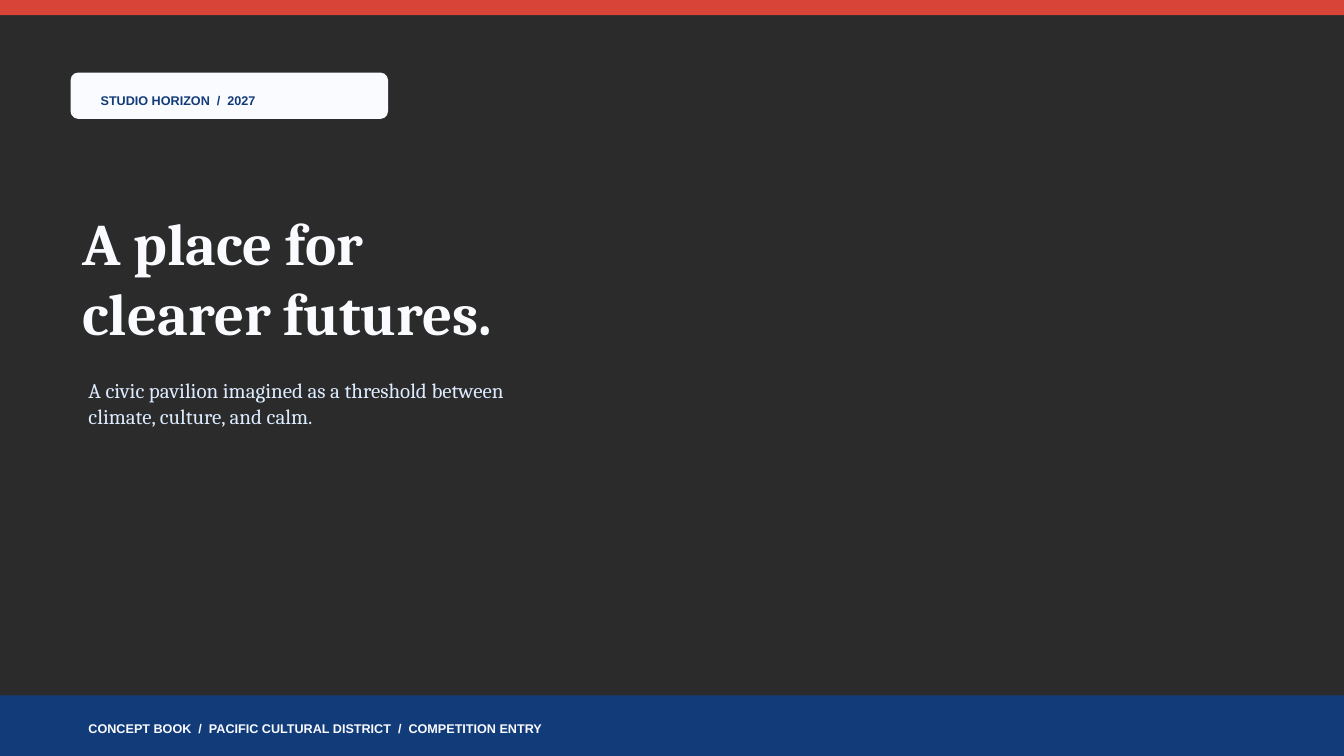
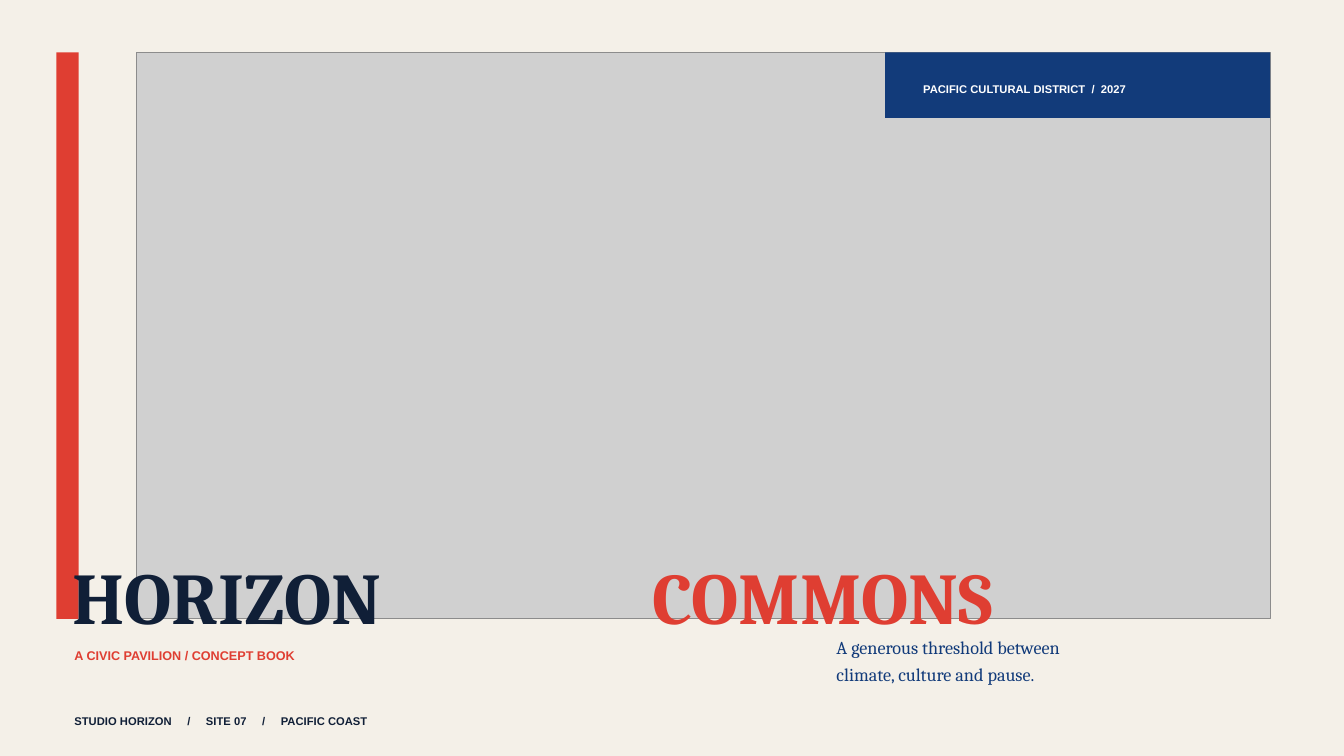
Before and after one commit to sunchaokun/pptx-designer, a slide deck: slide 1 of examples/architecture_vision_book.pptx. Drawn at 1344x756 pixels with LibreOffice and Linux fonts; fonts in the diff are those of the drawing; grey boxes stand for pictures; background and template pictures are left out; a plain dark background stands for a picture behind light text. Boxes give left, top, right and bottom in pixels: in the first picture for what was removed or moved away, otherwise in the second. Text is boxed around its words. In the diff, an @@ line names an element or a change of style, - is before the commit and + after.

```diff
--- a/examples/architecture_vision_book.pptx
+++ b/examples/architecture_vision_book.pptx
@@ background picture (left out) to #FFFFFF @@
@@ rectangle removed at bbox=[0, 0, 1344, 15] @@
@@ rectangle added at bbox=[0, 0, 1344, 756], fill #F4F0E8 @@
@@ rectangle added at bbox=[56, 52, 79, 619], fill #DF3E32 @@
@@ picture added at bbox=[136, 52, 1270, 619] @@
@@ rectangle added at bbox=[885, 52, 1270, 118], fill #123B7A @@
@@ rounded rectangle removed at bbox=[71, 73, 388, 119] @@
@@ text added at bbox=[923, 85, 1126, 93], 8 pt, text #FFFFFF, bold @@
+PACIFIC CULTURAL DISTRICT / 2027
@@ text removed at bbox=[101, 96, 255, 105] @@
-STUDIO HORIZON / 2027
@@ text removed at bbox=[82, 223, 492, 336] @@
-A place for
-clearer futures.
@@ text added at bbox=[72, 557, 381, 625], 52 pt, text #101F37, bold @@
+HORIZON
@@ text added at bbox=[653, 574, 993, 625], 52 pt, text #DF3E32, bold @@
+COMMONS
@@ text at bbox=[74, 651, 295, 660]: text changed; text colour #F9FBFF to #DF3E32 @@
-CONCEPT BOOK / PACIFIC CULTURAL DISTRICT / COMPETITION ENTRY
+A CIVIC PAVILION / CONCEPT BOOK
@@ text at bbox=[836, 641, 1059, 685]: text changed; size 15 to 13 pt; text colour #DDEBFF to #123B7A @@
-A civic pavilion imagined as a threshold between climate, culture, and calm.
+A generous threshold between
+climate, culture and pause.
@@ rectangle removed at bbox=[0, 696, 1344, 756] @@
@@ text added at bbox=[74, 717, 367, 725], 8 pt, text #101F37, bold @@
+STUDIO HORIZON / SITE 07 / PACIFIC COAST
```
Also in this commit, not shown: 3 slides added, 3 slides removed, 1 other file.
